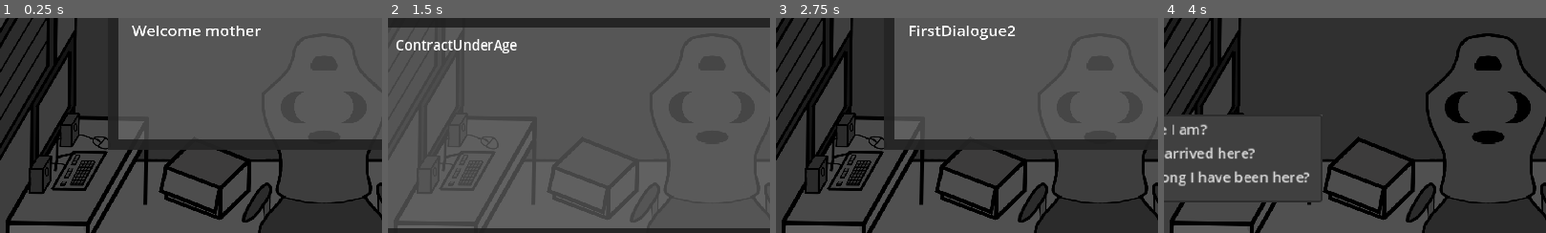
Above: before the commit, frames 1-4 (left to right).
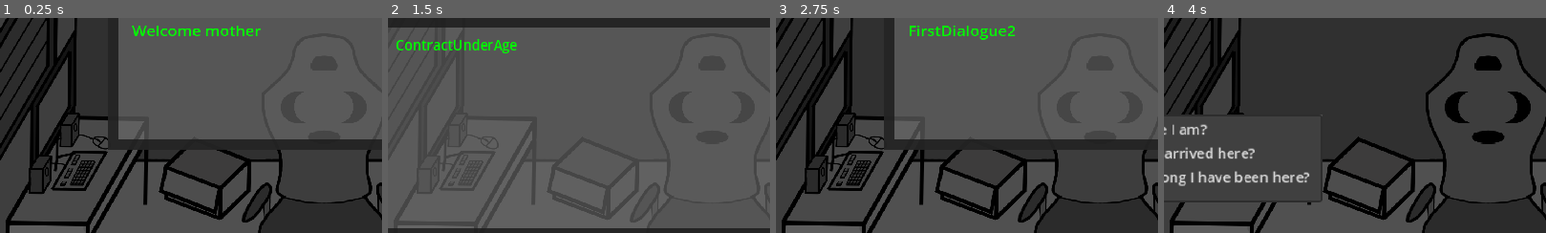
Above: after the commit, the same moments.

Repository: IkerFe/Paranoia
Game: Godot game, scene res://scenes/paranoia.tscn
Two runs of this game, one before a commit and one after it. Both use one fixed random seed, a clock stepped at 60 frames per second and the inputs below.
Inputs (mouse positions are % of the whole screen's width and height, from its top left):
- Up to frame 1 (0.25 s): no input
- Up to frame 2 (1.5 s): tap Enter at 0.5, 0.6, 1.35 s; move the mouse to (72, 45) at 0.52 s; click (72, 45) at 0.67 s; tap Space at 0.77, 1.25 s; move the mouse to (30, 55) at 1.27 s; click (30, 55) at 1.42 s
- Up to frame 3 (2.75 s): tap Space at 1.52 s; click "Yes" at 2 s
- Up to frame 4 (4 s): tap Enter at 2.75, 2.85 s; move the mouse to (60, 28) at 2.77 s; click (60, 28) at 2.92 s; click "Talk" at 3.5 s
The pictures show only the part of the screen within x 7-57%, y 17-67%; the shares and areas given below are measured in that part.

The runs differ from the first frame. In frame 1, 0.7% of the frame differs, in the area x 34-69%, y 3-9%; in frame 2, 0.8%, in the area x 2-34%, y 9-17%; in frame 3, 0.6%; in frame 4, nothing differs.

Commit message:
Color texto

Diff:
--- a/Paranoia/scripts/global.gd
+++ b/Paranoia/scripts/global.gd
@@ -29,7 +29,7 @@
 	# Traducir la clave antes de asignarla al RichTextLabel
 		#print("OrderDialogue Value: ", Global.OrderDialogue)  # Verifica el valor actual
 		var translated_text = tr(Dialogue[NumActualDialogue])
-		dialogueProtagonist.bbcode_text = translated_text
+		dialogueProtagonist.bbcode_text = "[color=green]" + translated_text + "[/color]"
 
 func avanzar_dialogo(dialogueProtagonist: RichTextLabel):
 	# Si hay más diálogos disponibles, actualiza el texto
